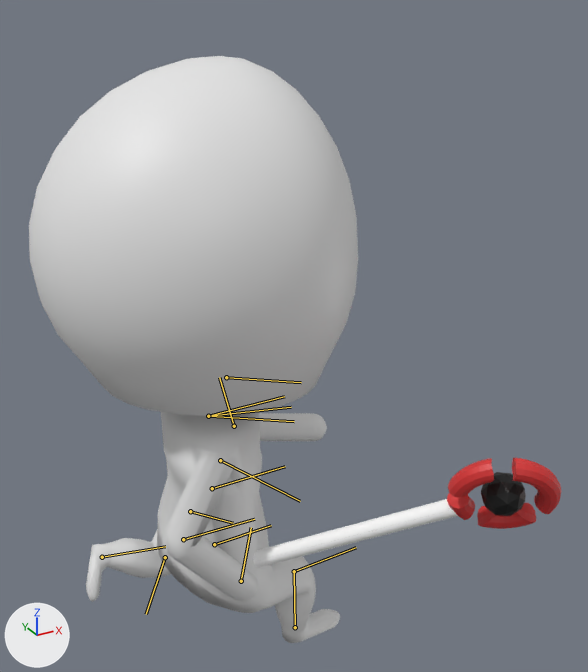
The FBX model 2023_04_TeamProject/Resource/player/Player.fbx as it was, and as the next commit left it.
Before and after are seen from a 50 mm camera at (-0.866, -2.05, 1.995) aimed at (0.151, -0.201, 1.071). Arrows for +X, +Y and +Z are at lower left; the lights stay in place. Both versions are drawn at frame 59 of the action 'アーマチュア.004|Dash'; the numbers are the values there. The bones that bend it are drawn over the model as lines.

The first picture shows '円柱.005', '球.001', '球.002_球.001'.
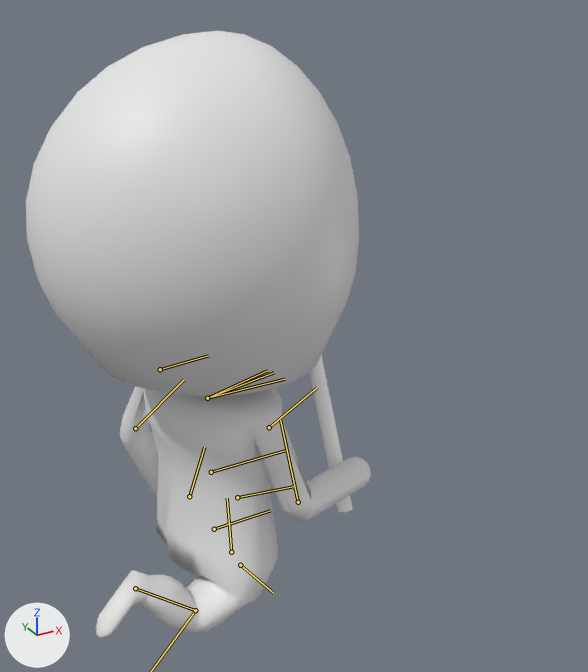
What the commit changed:
Bone 'Master' (bone_master) moves from (0.0, 0.0, -0.651) to (0.0, 0.0, -0.418).
Bone 'L_Arm_1' (bone_l_arm_1) turns from (0, 0, -37) to (0, 0, 12) degrees about its own x, y and z.
Bone 'L_Arm_2' (bone_l_arm_2) turns from (0, -70, 0) to (-27, -66, 40) degrees about its own x, y and z.
Bone 'L_Arm_3' (bone_l_arm_3) turns from (0, 0, -96) to (7, -21, -35) degrees about its own x, y and z.
Bone 'R_Arm_1' (bone_r_arm_1) turns from (0, 0, 16) to (0, 0, -18) degrees about its own x, y and z.
Bone 'R_Arm_2' (bone_r_arm_2) turns from (40, 58, 66) to (-15, 69, -22) degrees about its own x, y and z.
Bone 'R_Arm_3' (bone_r_arm_3) turns from (-26, 41, -64) to (0, 0, -77) degrees about its own x, y and z.
Bone 'L_Fut_2' (bone_l_fut_2) turns from (0, 0, 34) to (0, 0, -71) degrees about its own x, y and z.
Bone 'R_Fut_2' (bone_r_fut_2) turns from (0, 0, -79) to (0, 0, 54) degrees about its own x, y and z.

Location of each change, (x1, y1, x2, y2) in pixels of the pictures (588 x 672 px):
'球.001', posed
    before: (29, 56, 358, 416)
    after: (26, 31, 359, 396)
'円柱.005', posed (8% wider, 9% taller)
    before: (86, 412, 340, 643)
    after: (96, 386, 371, 638)
'球.002_球.001', posed
    before: (253, 457, 561, 568)
    after: (309, 355, 353, 512)
bone 'Master', root to tip
    before: (212, 488) to (211, 488)
    after: (211, 472) to (211, 471)
bone 'L_Arm_1', root to tip
    before: (208, 416) to (294, 421)
    after: (207, 398) to (274, 372)
bone 'L_Arm_2', root to tip
    before: (226, 377) to (301, 382)
    after: (160, 369) to (208, 355)
bone 'L_Arm_3', root to tip
    before: (234, 426) to (219, 377)
    after: (135, 428) to (184, 379)
bone 'R_Arm_1', root to tip
    before: (208, 416) to (291, 407)
    after: (207, 398) to (267, 370)
bone 'R_Arm_2', root to tip
    before: (220, 460) to (300, 501)
    after: (269, 427) to (317, 387)
bone 'R_Arm_3', root to tip
    before: (183, 539) to (254, 519)
    after: (298, 502) to (280, 420)
bone 'L_Fut_2', root to tip
    before: (190, 511) to (233, 523)
    after: (189, 496) to (204, 447)
bone 'R_Fut_2', root to tip
    before: (241, 581) to (251, 527)
    after: (240, 565) to (273, 593)
